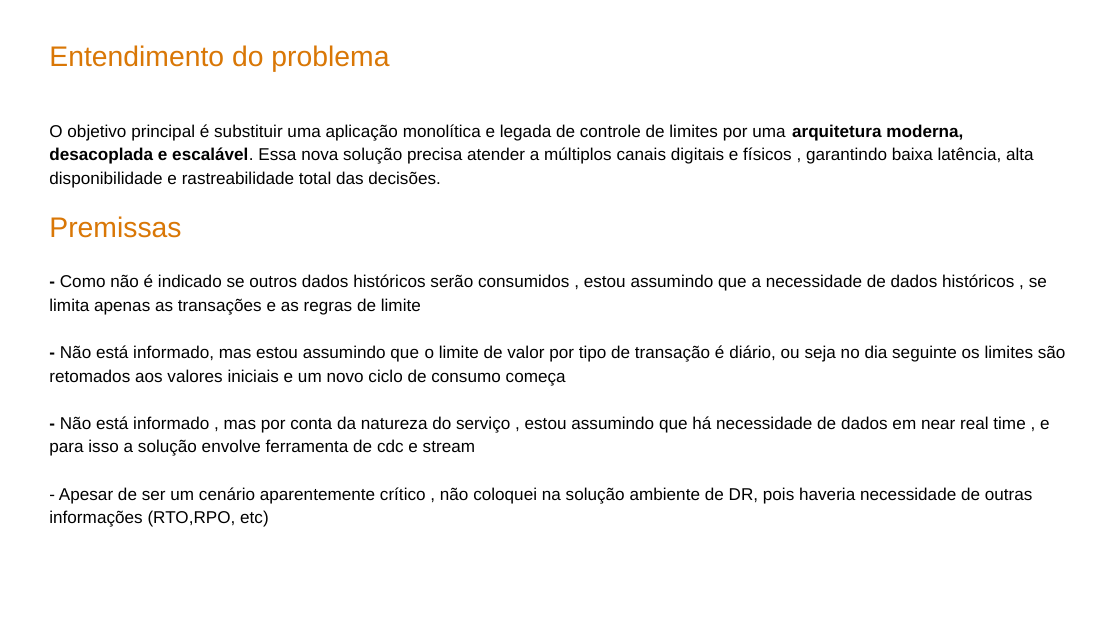
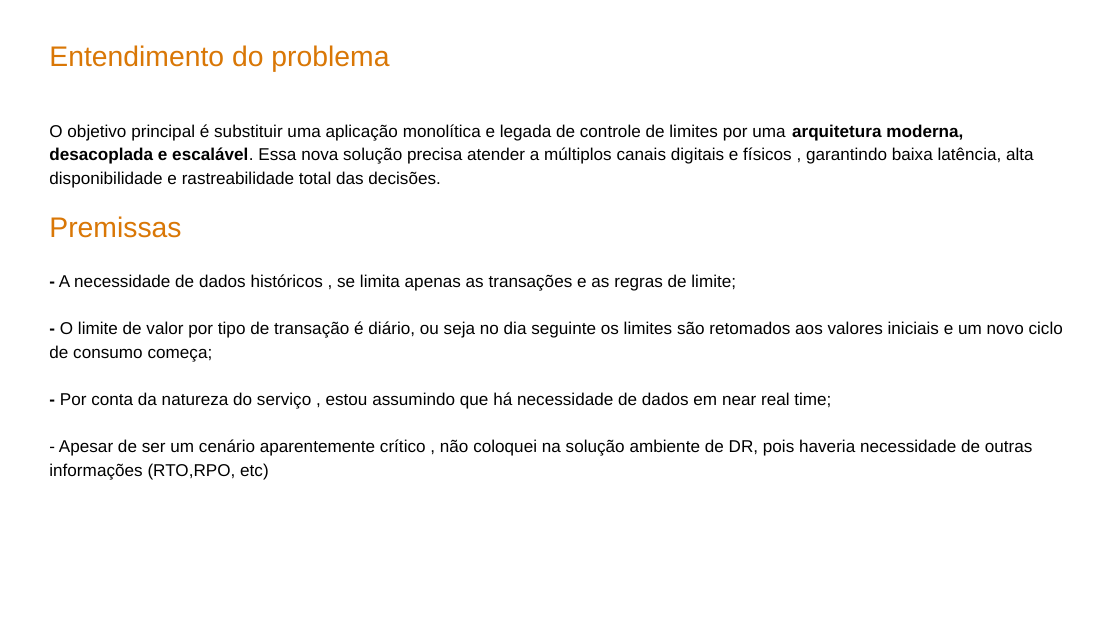
Before and after one commit to fernanda-leite/NandaPay, a slide deck: slide 2 of NandaPay.pptx. Drawn at 1120x630 pixels with LibreOffice and Linux fonts; fonts in the diff are those of the drawing. Boxes give left, top, right and bottom in pixels: in the first picture for what was removed or moved away, otherwise in the second. Text is boxed around its words. In the diff, an @@ line names an element or a change of style, - is before the commit and + after.

```diff
--- a/NandaPay.pptx
+++ b/NandaPay.pptx
@@ text at <box>49,274,1063,409</box>: text changed @@
-- Como não é indicado se outros dados históricos serão consumidos , estou assumindo que a necessidade de dados históricos , se limita apenas as transações e as regras de limite
-- Não está informado, mas estou assumindo que o limite de valor por tipo de transação é diário, ou seja no dia seguinte os limites são retomados aos valores iniciais e um novo ciclo de consumo começa
-- Não está informado , mas por conta da natureza do serviço , estou assumindo que há necessidade de dados em near real time , e para isso a solução envolve ferramenta de cdc e stream
+- A necessidade de dados históricos , se limita apenas as transações e as regras de limite;
+- O limite de valor por tipo de transação é diário, ou seja no dia seguinte os limites são retomados aos valores iniciais e um novo ciclo de consumo começa;
+- Por conta da natureza do serviço , estou assumindo que há necessidade de dados em near real time;
```
Also in this commit, not shown: 3 other slides changed, 1 slide added, 1 slide removed, 5 other files.
